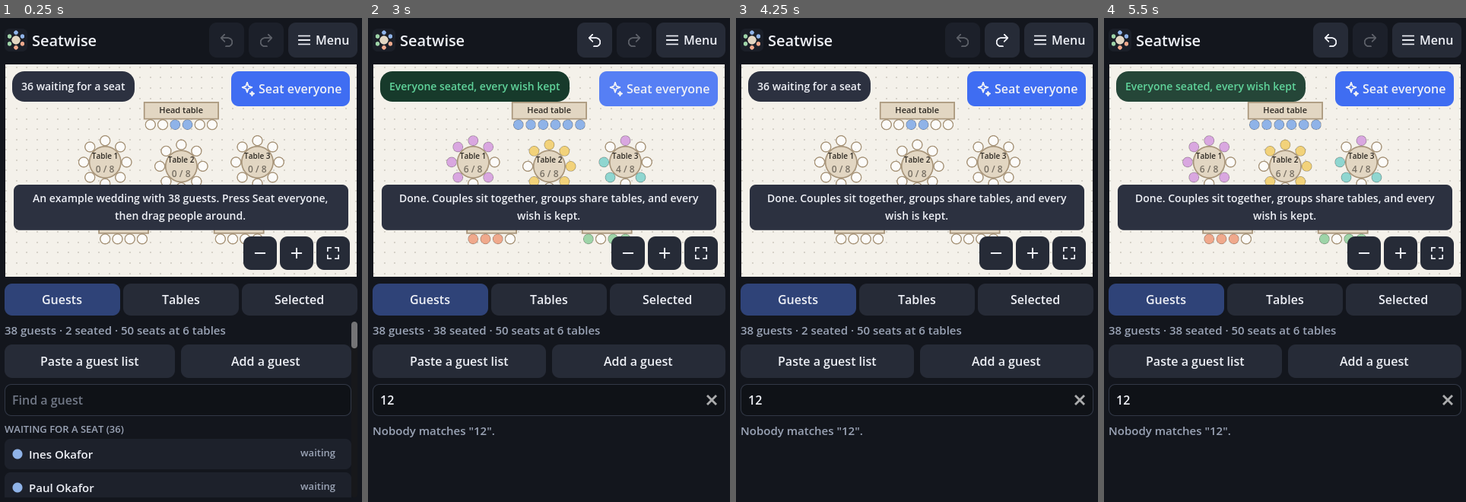
Above: before the commit, frames 1-4 (left to right).
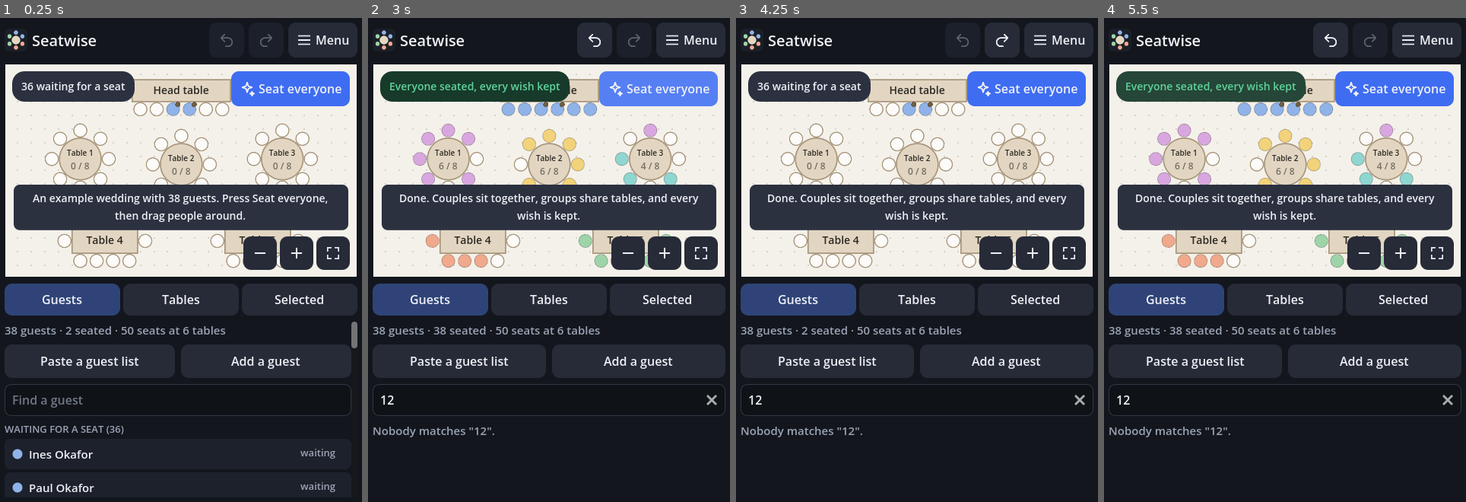
Above: after the commit, the same moments.

Repository: iSquare-Lab/seatwise
Game: Godot game, scene res://main.tscn
Same seed, same stepped clock (60 frames per second), same inputs: the game is played once before the commit and once after it.
Inputs (mouse positions are in pixels of both pictures, inside the frame that each line leads up to):
- Up to frame 1 (0.25 s): no input
- Up to frame 2 (3 s): click (545, 400) at 0.52 s; type "12" at 0.6 s; click (701, 255) at 1.25 s; click "36 waiting for a seat" at 2 s; click "Seat everyone" at 2.75 s
- Up to frame 3 (4.25 s): click (964, 42) at 3.5 s
- Up to frame 4 (5.5 s): click (1371, 42) at 4.25 s; click "Everyone seated, every wish k…" at 5 s

The runs differ from the first frame. In frame 1, 7.8% of the frame differs, in the area x 1-99%, y 10-53%; in frame 2, 8.3%; in frame 3, 7.8%; in frame 4, 8.3%.

Commit message:
Phone plan: fit the seats to the width; table names stay inside
On a narrow view fit() leaves out the room for names (they do not show
at that size anyway), so the plan fills the width and seats show their
initials. Table names and counts are sized to the table top: two lines
when they fit, the name alone when not, nothing rather than spilling.

Diff:
--- a/project/scripts/venue_view.gd
+++ b/project/scripts/venue_view.gd
@@ -11,6 +11,8 @@
 const HANDLE := 13.0
 const MIN_SCALE := 0.12
 const MAX_SCALE := 4.0
+## Below this width (in pixels) fit() leaves out the room for names.
+const NARROW_WIDTH := 520.0
 
 const C_BACK := Color("13161d")
 const C_PAPER := Color("f4f1ea")
@@ -94,8 +96,9 @@
 	return plan_rect(seating)
 
 
-## The area every table and seat of a plan covers, in cm, with room for the names.
-static func plan_rect(plan: Seating) -> Rect2:
+## The area every table and seat of a plan covers, in cm, with room for the names around it
+## (or, with room_for_names false, just a little room past the seats).
+static func plan_rect(plan: Seating, room_for_names := true) -> Rect2:
 	if plan == null or plan.tables.is_empty():
 		return Rect2(0, 0, 800, 600)
 	var r := Rect2()
@@ -112,14 +115,17 @@
 				r = Rect2(p, Vector2.ZERO)
 				first = false
 			r = r.expand(p)
-	return r.grow(SEAT_RADIUS + 75.0)
-
-
+	return r.grow(SEAT_RADIUS + (75.0 if room_for_names else 8.0))
+
+
+## Shows every table. On a narrow view (a phone) the names would not fit anyway, so it leaves no room
+## for them and fills the width with the seats, which makes the plan as large as it can be.
 func fit() -> void:
 	if seating == null or size.x < 8.0 or size.y < 8.0:
 		return
-	var area := content_rect()
-	var margin := 24.0
+	var narrow := size.x < NARROW_WIDTH and not export_mode
+	var area := plan_rect(seating, not narrow)
+	var margin := 10.0 if narrow else 24.0
 	view_scale = clampf(minf((size.x - margin * 2.0) / area.size.x, (size.y - margin * 2.0) / area.size.y), MIN_SCALE, MAX_SCALE)
 	offset = (size / 2.0 - area.get_center() * view_scale).round()
 	_follow = true
@@ -275,18 +281,7 @@
 	closed.append(screen[0])
 	draw_polyline(closed, C_ACCENT if chosen else C_TABLE_LINE, 3.0 if chosen else 1.5, true)
 	var center := to_screen(Vector2(t.x, t.y))
-	var k := text_scale
-	var top := Seating.table_size(t) * view_scale
-	var seated: int = t.guests.size() - t.guests.count(0)
-	var label_width := (top.x if t.shape == "round" else maxf(top.x, top.y)) * 0.9
-	if top.y >= 26.0 * k:
-		var name_size := roundi(15 * k)
-		while name_size > roundi(10 * k) and _font().get_string_size(t.name, HORIZONTAL_ALIGNMENT_LEFT, -1, name_size).x > label_width:
-			name_size -= 1
-		_text(t.name, center - Vector2(0, 8.0 * k), name_size, C_INK, label_width)
-		_text("%d / %d" % [seated, t.seats], center + Vector2(0, 10.0 * k), roundi(12 * k), Color(C_INK, 0.6), label_width)
-	elif top.y >= 12.0:
-		_text(t.name, center, roundi(11 * k), C_INK, label_width)
+	_draw_table_label(t)
 	var seats := Seating.seat_positions(t)
 	for i in seats.size():
 		var g: int = t.guests[i]
@@ -306,6 +301,51 @@
 		draw_circle(handle, HANDLE, Color.WHITE)
 		draw_circle(handle, HANDLE - 2.5, C_ACCENT)
 		draw_arc(handle, HANDLE * 0.45, -PI * 0.9, PI * 0.55, 12, Color.WHITE, 2.0, true)
+
+
+## The table's name and how full it is, inside the table top: on two lines when there is room, the
+## name alone (smaller) when not, and nothing when even that would spill over the edge.
+func _draw_table_label(t: Dictionary) -> void:
+	var k := text_scale
+	var center := to_screen(Vector2(t.x, t.y))
+	var count := "%d / %d" % [t.guests.size() - t.guests.count(0), t.seats]
+	var count_size := roundi(12 * k)
+	var name_size := _fitting_size(t, t.name, -8.0 * k, roundi(15 * k), roundi(10 * k))
+	if name_size > 0 and _fits_on_table(t, count, 10.0 * k, count_size):
+		_text(t.name, center - Vector2(0, 8.0 * k), name_size, C_INK)
+		_text(count, center + Vector2(0, 10.0 * k), count_size, Color(C_INK, 0.6))
+		return
+	name_size = _fitting_size(t, t.name, 0.0, roundi(14 * k), roundi(9 * k))
+	if name_size > 0:
+		_text(t.name, center, name_size, C_INK)
+
+
+## The largest font size from largest down to smallest at which a line fits on the table, or 0.
+func _fitting_size(t: Dictionary, text: String, dy: float, largest: int, smallest: int) -> int:
+	for font_size in range(largest, smallest - 1, -1):
+		if _fits_on_table(t, text, dy, font_size):
+			return font_size
+	return 0
+
+
+## True when a line of text, centred dy below the middle of the table, stays inside the table top.
+func _fits_on_table(t: Dictionary, text: String, dy: float, font_size: int) -> bool:
+	var font := _font()
+	var height := font.get_height(font_size)
+	var width := font.get_string_size(text, HORIZONTAL_ALIGNMENT_LEFT, -1, font_size).x
+	var top := Seating.table_size(t) * view_scale
+	# How far from the middle the line reaches, up or down.
+	var reach := absf(dy) + height / 2.0
+	if t.shape == "round":
+		var r := top.x / 2.0 - 3.0
+		return reach < r and width <= 2.0 * sqrt(r * r - reach * reach)
+	# The table's extent through its middle, across and down the screen (it may be turned).
+	var a := deg_to_rad(t.rot)
+	var c := maxf(absf(cos(a)), 0.001)
+	var s := maxf(absf(sin(a)), 0.001)
+	var across := minf(top.x / c, top.y / s)
+	var down := minf(top.x / s, top.y / c)
+	return reach <= down / 2.0 - 2.0 and width <= across - 8.0
 
 
 ## A seated guest: a coloured disc with initials. Their names are drawn afterwards, see name_labels().
